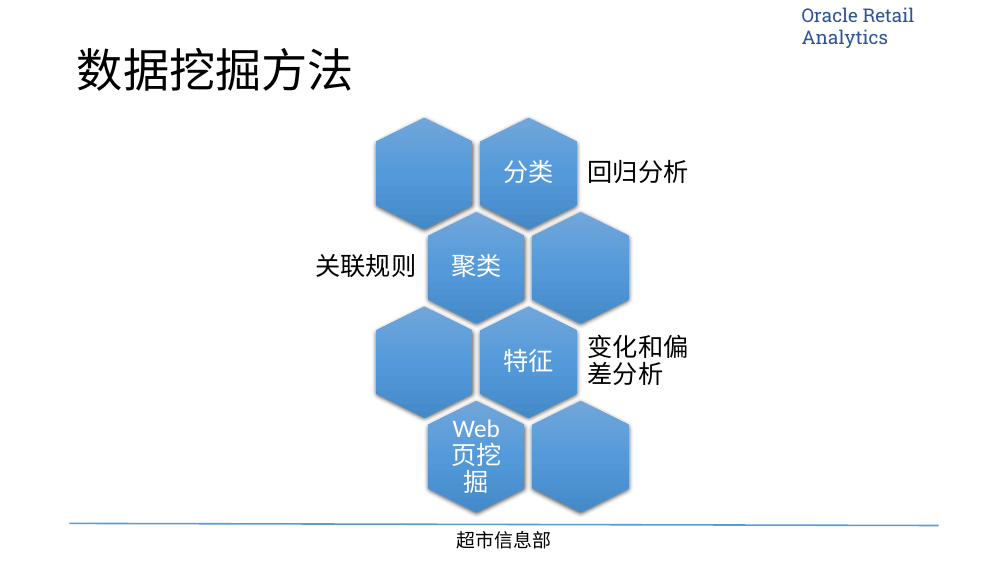
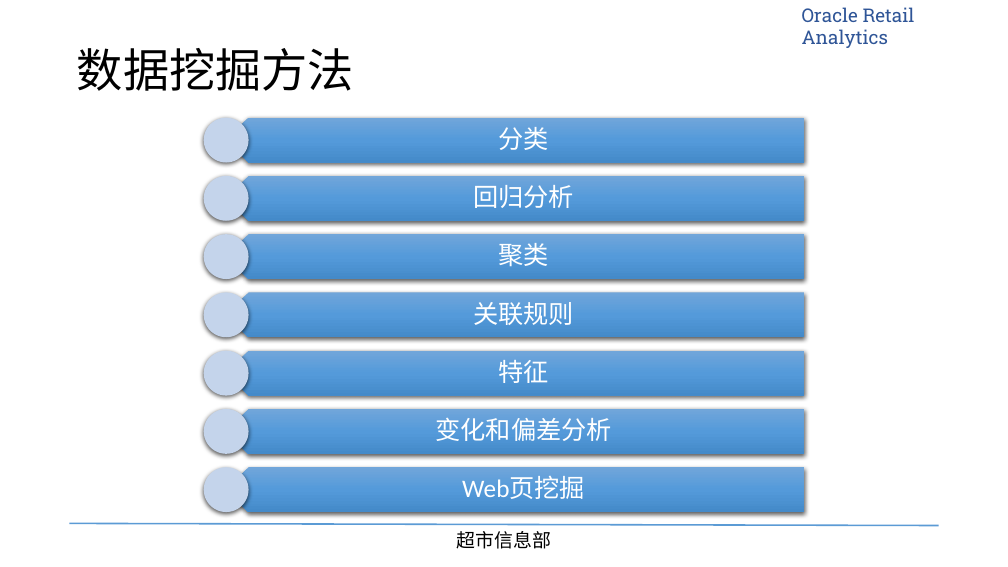
Before and after one commit to tigeryangjin/BBG, a slide deck: slide 4 of Task/2016-01-27-购物篮关联分析/PPT/超市信息部-关联分析培训.pptx. Drawn at 1008x567 pixels with LibreOffice and Linux fonts; fonts in the diff are those of the drawing; background and template pictures are left out. Boxes give left, top, right and bottom in pixels: in the first picture for what was removed or moved away, otherwise in the second. Text is boxed around its words. In the diff, an @@ line names an element or a change of style, - is before the commit and + after.

```diff
--- a/Task/2016-01-27-购物篮关联分析/PPT/超市信息部-关联分析培训.pptx
+++ b/Task/2016-01-27-购物篮关联分析/PPT/超市信息部-关联分析培训.pptx
@@ text "分类": place and size @@
-text "分类" at (504, 160, 554, 183)
+text "分类" at (498, 127, 548, 150)
@@ text "回归分析": place and size @@
-text "回归分析" at (588, 159, 689, 183)
+text "回归分析" at (473, 185, 574, 208)
@@ text "回归分析" at (473, 185, 574, 208): text colour #000000 to #FFFFFF; alignment left to centre @@
@@ text "聚类": place and size @@
-text "聚类" at (451, 254, 501, 277)
+text "聚类" at (498, 243, 548, 266)
@@ text "关联规则": place and size @@
-text "关联规则" at (316, 254, 417, 277)
+text "关联规则" at (473, 302, 574, 325)
@@ text "关联规则" at (473, 302, 574, 325): text colour #000000 to #FFFFFF; alignment right to centre @@
@@ text "特征": place and size @@
-text "特征" at (504, 349, 554, 372)
+text "特征" at (498, 360, 548, 383)
@@ text "变化和偏差分析" at (435, 417, 611, 441): text colour #000000 to #FFFFFF; alignment left to centre @@
@@ text "变化和偏差分析": place and size @@
-text "变化和偏差分析" at (588, 334, 689, 385)
+text "变化和偏差分析" at (435, 417, 611, 441)
@@ group removed at (376, 118, 630, 512): 8 hexagons @@
@@ group added at (203, 118, 805, 512): 7 pentagon arrows, 7 ellipses @@
@@ text "Web页挖掘" rewrapped from (443, 418, 510, 495) to (462, 477, 585, 499) @@
```
Also in this commit, not shown: 3 other slides changed, 3 slides added, 3 slides removed, 27 other files.
